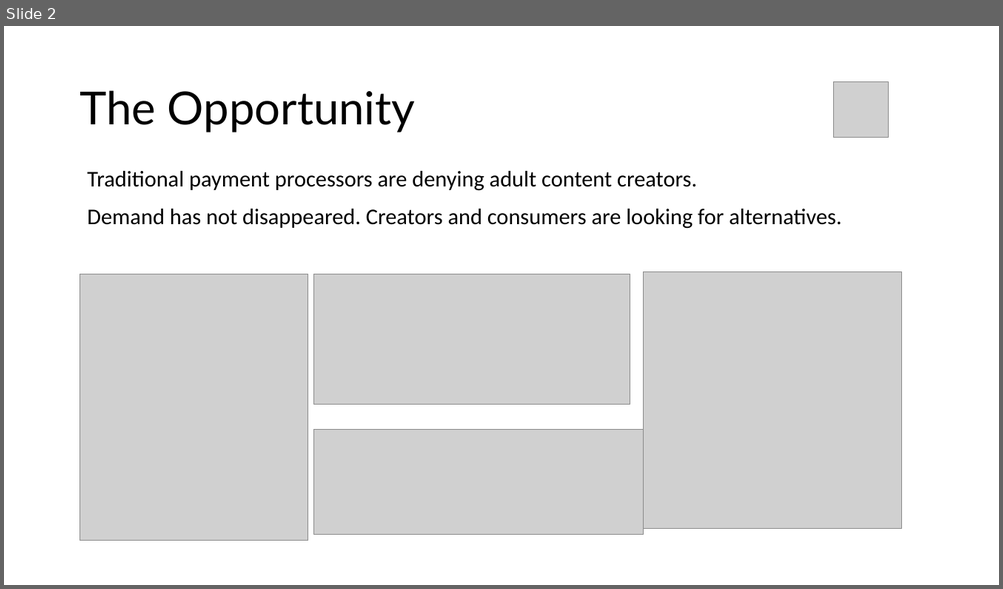
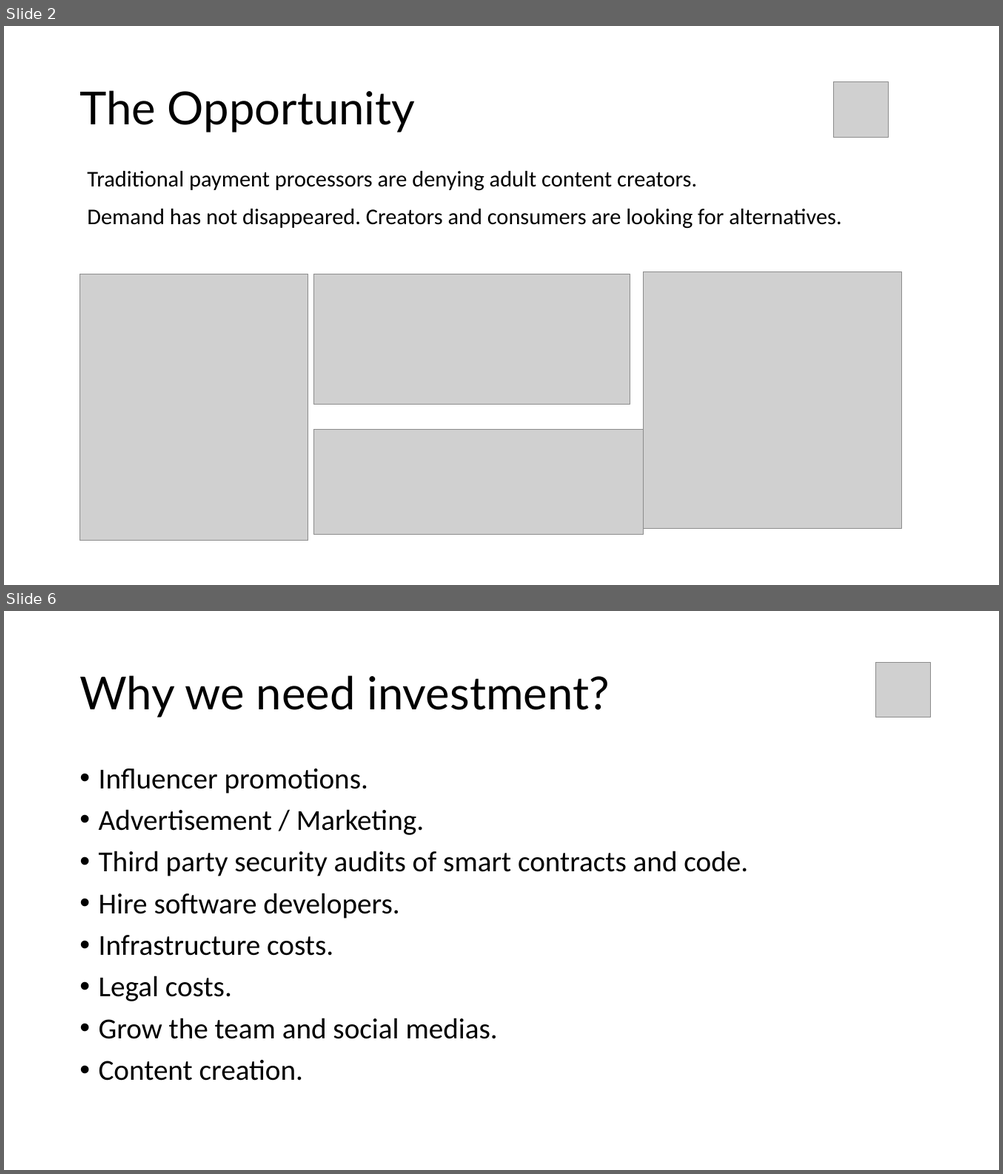
Before and after one commit to own-me/nude-pitch, a slide deck: own-me-pitch.pptx. Shown one above the other, each under a label of ours: slide 2 before the commit, slides 2 and 6 after it; the slides between them are not shown. The pictures are 1003x589 and 1003x1174 pixels, drawn with LibreOffice and Linux fonts; fonts in the diff are those of the drawing; grey boxes stand for pictures. Boxes give left, top, right and bottom in pixels: in the first picture for what was removed or moved away, otherwise in the second. Text is boxed around its words. In the diff, an @@ line names an element or a change of style, - is before the commit and + after.

```diff
--- a/own-me-pitch.pptx
+++ b/own-me-pitch.pptx
@@ slide 6 added at [4,611,999,1170], background #FFFFFF @@
@@ title added at [79,675,609,718], 44 pt, text #000000 @@
+Why we need investment?
@@ picture added at [876,663,930,718] @@
@@ text added at [99,769,748,1081], 28 pt, text #000000 @@
+• Influencer promotions.
+• Advertisement / Marketing.
+• Third party security audits of smart contracts and code.
+• Hire software developers.
+• Infrastructure costs.
+• Legal costs.
+• Grow the team and social medias.
+• Content creation.
```
Also in this commit, not shown: 1 slide changed, 6 other slides added, 1 slide removed, 1 other file.
